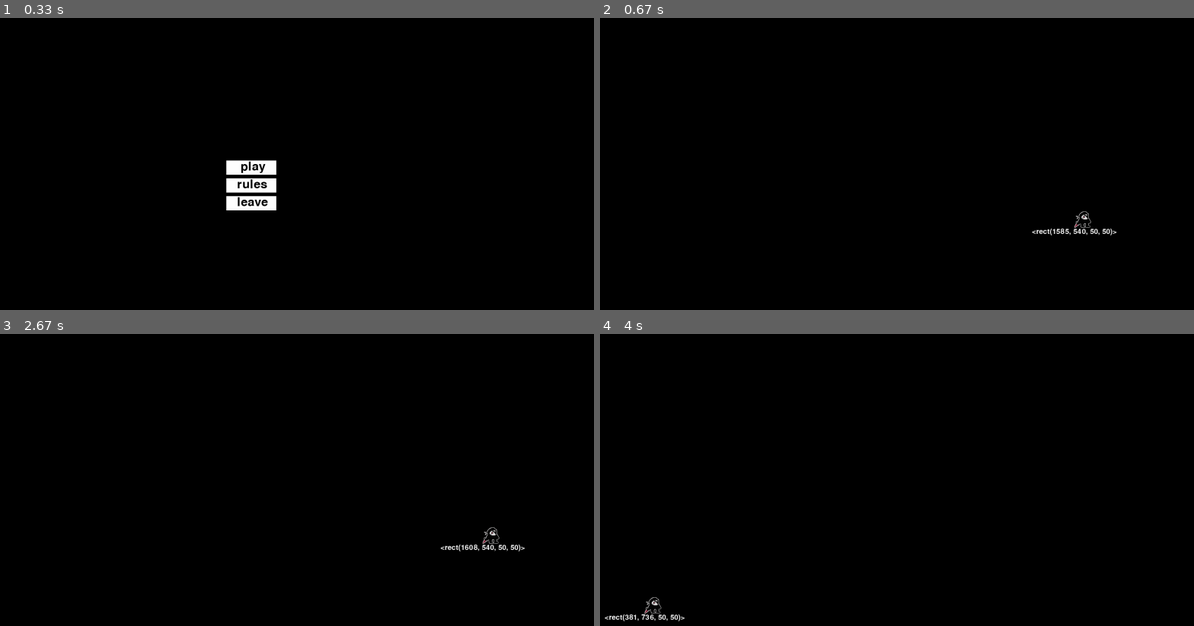
Above: before the commit, frames 1-4 (two rows, left to right).
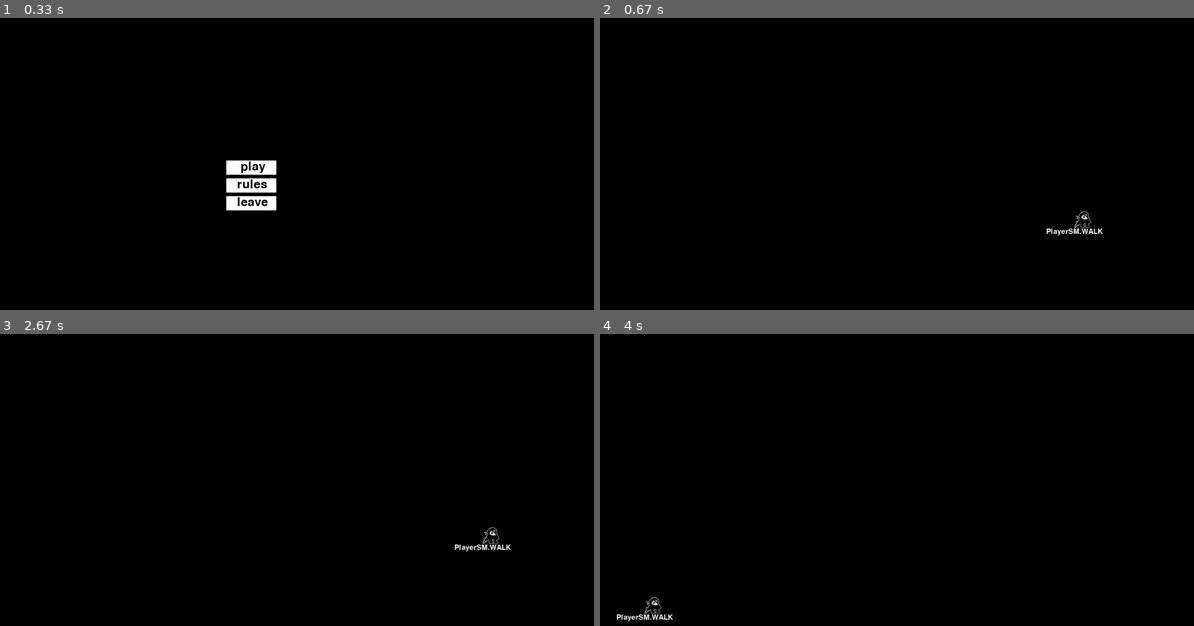
Above: after the commit, the same moments.

Repository: myatnyi/pygame-project
Game: pygame game, started from main.py
The game is run twice, just before and just after one commit, with the same random seed, the same clock (stepped at 60 frames per second) and the same inputs.
Inputs (mouse positions are in pixels of both pictures, inside the frame that each line leads up to):
- Up to frame 1 (0.33 s): no input
- Up to frame 2 (0.67 s): hold Right from 0.33 s (still down)
- Up to frame 3 (2.67 s): release Right at 0.8 s; tap Space at 0.83 s; press the mouse at (314, 623) at 1.2 s; move the mouse to (166, 506) at 1.3 s; release the mouse at (23, 389) at 1.43 s; hold Left from 2.33 s (still down)
- Up to frame 4 (4 s): release Left at 2.87 s; hold Down 2.9-3.2 s; hold Up from 3.67 s (still down)

Frame 1 is identical in both runs. In frame 2, 0.2% of the frame differs, in the area x 72-88%, y 72-75%; in frame 3, 0.2%; in frame 4, 0.2%, in the area x 0-15%, y 95-99%.

Commit message:
переделал класс плеер под машину состояний

Diff:
--- a/main.py
+++ b/main.py
@@ -2,6 +2,7 @@
 import sys
 import os
 import math
+from enum import Enum
 
 FPS = 50
 pygame.init()
@@ -11,6 +12,14 @@
 clock = pygame.time.Clock()
 
 DEBUG = True
+
+
+class PlayerSM(Enum):
+    IDLE = 0
+    WALK = 1
+    ATTACK = 2
+    SHIELD = 3
+    ROLL = 4
 
 
 class Entity(pygame.sprite.Sprite):
@@ -40,6 +49,9 @@
                     frame_location, self.rect.size)))
 
     def update(self):
+        self.change_frame()
+
+    def change_frame(self):
         self.cur_frame = (self.cur_frame + 1) % len(self.frames)
         self.image = self.frames[self.cur_frame]
 
@@ -54,7 +66,10 @@
         self.velocity = pygame.math.Vector2(0, 0)
 
     def update(self):
-        super().update()
+        self.change_frame()
+        self.move_towards()
+
+    def move_towards(self):
         if self.direction.length() != 0:
             direction = self.direction.normalize()
             self.velocity += self.ACCELERATION * direction
@@ -69,15 +84,86 @@
 class Player(MovementObject):
     def __init__(self, img_name, columns, rows, x, y, all_sprites):
         super().__init__(img_name, columns, rows, x, y, all_sprites)
+        self.state = PlayerSM.IDLE
 
     def update(self):
+        match self.state:
+            case PlayerSM.IDLE:
+                self.move_towards()
+                self.attack()
+                self.shield()
+                self.roll()
+                self.idle_animation()
+            case PlayerSM.WALK:
+                self.move_towards()
+                self.attack()
+                self.shield()
+                self.roll()
+                self.walk_animation()
+            case PlayerSM.ROLL:
+                self.roll_animation()
+            case PlayerSM.ATTACK:
+                self.attack_animation()
+            case PlayerSM.SHIELD:
+                self.shield_animation()
+
+# функции состояний
+    def move_towards(self):
+        self.state = PlayerSM.WALK
+        self.calculate_direction()
+        super().move_towards()
+
+    def attack(self):
+        button = pygame.mouse.get_pressed()
+        if button[0]:
+            self.state = PlayerSM.ATTACK
+
+    def shield(self):
+        button = pygame.mouse.get_pressed()
+        if button[2]:
+            self.state = PlayerSM.SHIELD
+
+    def roll(self):
+        keys = pygame.key.get_pressed()
+        if keys[pygame.K_SPACE]:
+            self.state = PlayerSM.ROLL
+
+    def calculate_direction(self):
         key = pygame.key.get_pressed()
         up = key[pygame.K_w] or key[pygame.K_UP]
         down = key[pygame.K_s] or key[pygame.K_DOWN]
         left = key[pygame.K_a] or key[pygame.K_LEFT]
         right = key[pygame.K_d] or key[pygame.K_RIGHT]
         self.direction = pygame.Vector2(right - left, down - up)
-        super().update()
+        if self.direction.length() == 0:
+            self.state = PlayerSM.IDLE
+
+    def calculate_degree(self, vector):
+        return (math.atan2(vector.y, vector.x) * 180 / math.pi) * (vector.y / abs(vector.y))
+
+    def mouse_degree(self):
+        mouse_pos = pygame.mouse.get_pos()
+        pos = (mouse_pos[0] - self.rect.x - self.rect.width // 2, mouse_pos[1] - self.rect.y - self.rect.height // 2)
+        return self.calculate_degree(pygame.math.Vector2(pos).normalize())
+
+# анимации к состояниям
+    def idle_animation(self):
+        pass
+
+    def walk_animation(self):
+        pass
+
+    def attack_animation(self):
+        # код
+        self.state = PlayerSM.IDLE
+
+    def roll_animation(self):
+        # код
+        self.state = PlayerSM.IDLE
+
+    def shield_animation(self):
+        # код
+        self.state = PlayerSM.IDLE
 
 
 def terminate():
@@ -148,7 +234,7 @@
         all_sprites.update()
 
         if DEBUG:
-            string_rendered = font.render(str(player.rect), True, 'white')
+            string_rendered = font.render(str(player.state), True, 'white')
             intro_rect = string_rendered.get_rect()
             intro_rect.top = player.rect.y + 50
             intro_rect.x = player.rect.x - intro_rect.width // 2
